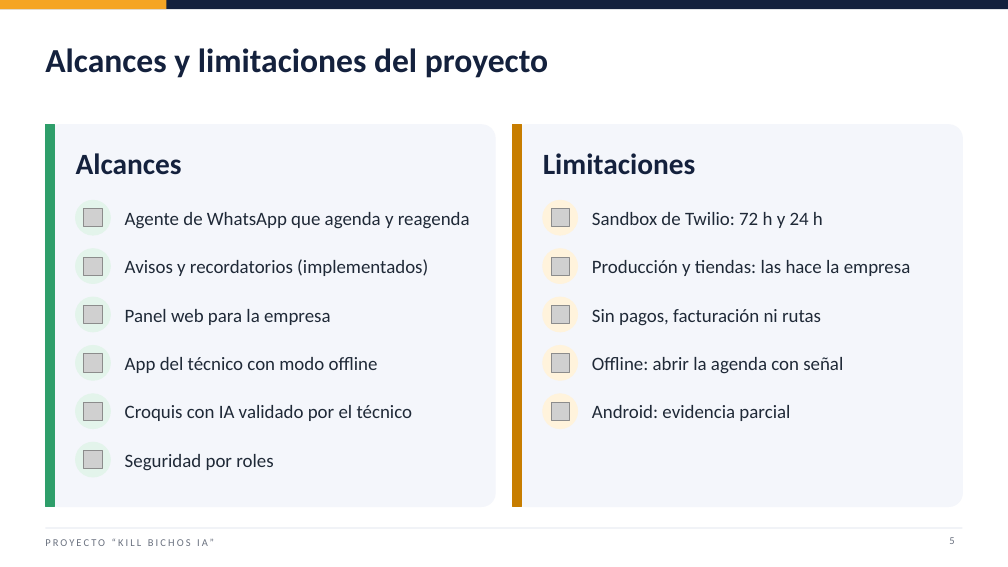
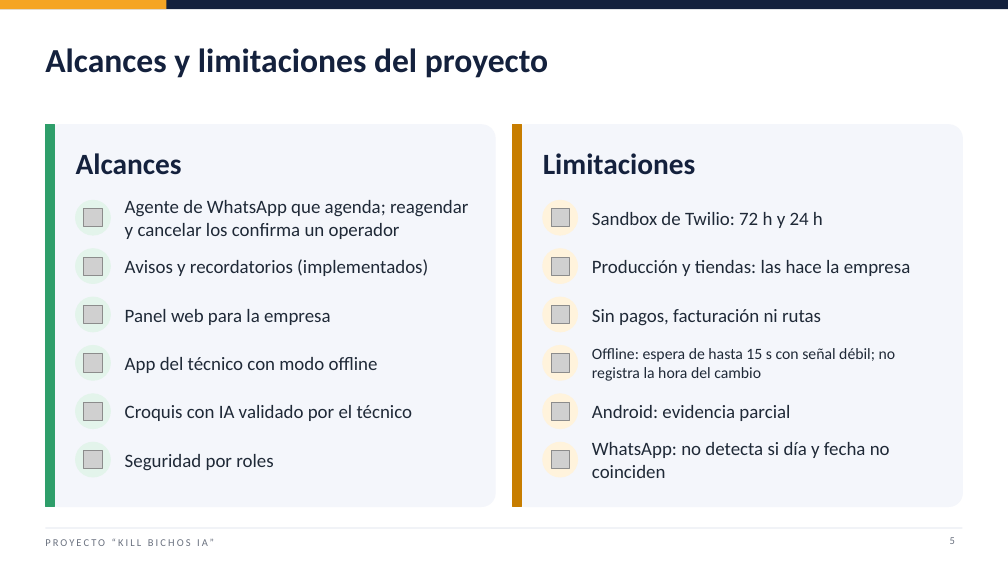
Before and after one commit to j4vierlb/PROYECTO-TESIS-, a slide deck: slide 5 of Fase 2/Evidencias Proyecto/Presentación Final del proyecto (Español).pptx. Drawn at 1008x567 pixels with LibreOffice and Linux fonts; fonts in the diff are those of the drawing; grey boxes stand for pictures; background and template pictures are left out. Boxes give left, top, right and bottom in pixels: in the first picture for what was removed or moved away, otherwise in the second. Text is boxed around its words. In the diff, an @@ line names an element or a change of style, - is before the commit and + after.

```diff
--- a/Fase 2/Evidencias Proyecto/Presentación Final del proyecto (Español).pptx
+++ b/Fase 2/Evidencias Proyecto/Presentación Final del proyecto (Español).pptx
@@ text at [125, 200, 468, 239]: text changed @@
-Agente de WhatsApp que agenda y reagenda
+Agente de WhatsApp que agenda; reagendar y cancelar los confirma un operador
@@ text at [592, 348, 896, 381]: text changed; size 18 to 15 pt @@
-Offline: abrir la agenda con señal
+Offline: espera de hasta 15 s con señal débil; no registra la hora del cambio
@@ ellipse added at [543, 442, 578, 477], fill #FFF3DC, outline #FFF3DC 1 pt @@
@@ text added at [592, 442, 890, 478], 18 pt, text #1F2937 @@
+WhatsApp: no detecta si día y fecha no coinciden
@@ picture added at [551, 451, 569, 469] @@
```
Also in this commit, not shown: 12 other slides changed, 1 slide added, 3 other files.
